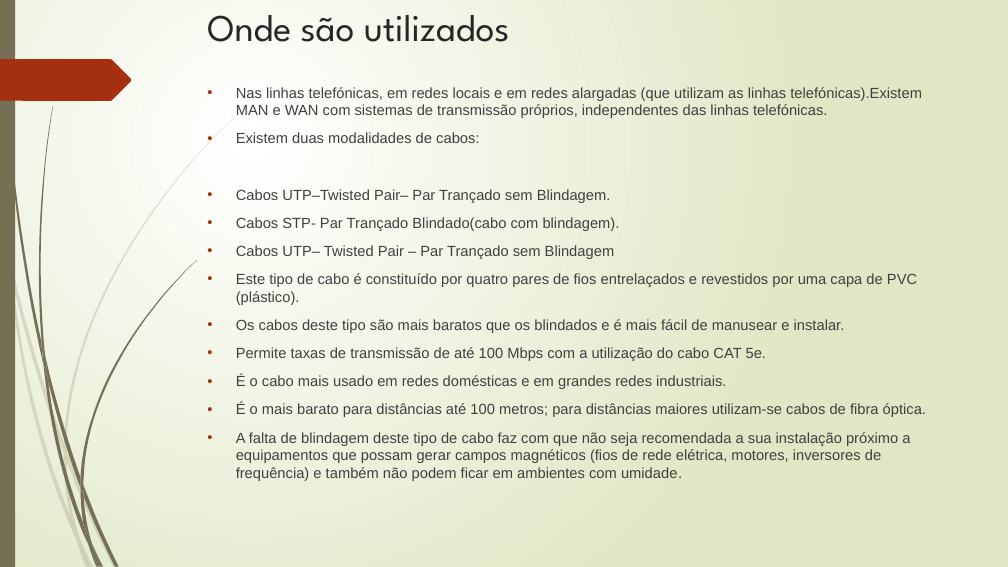
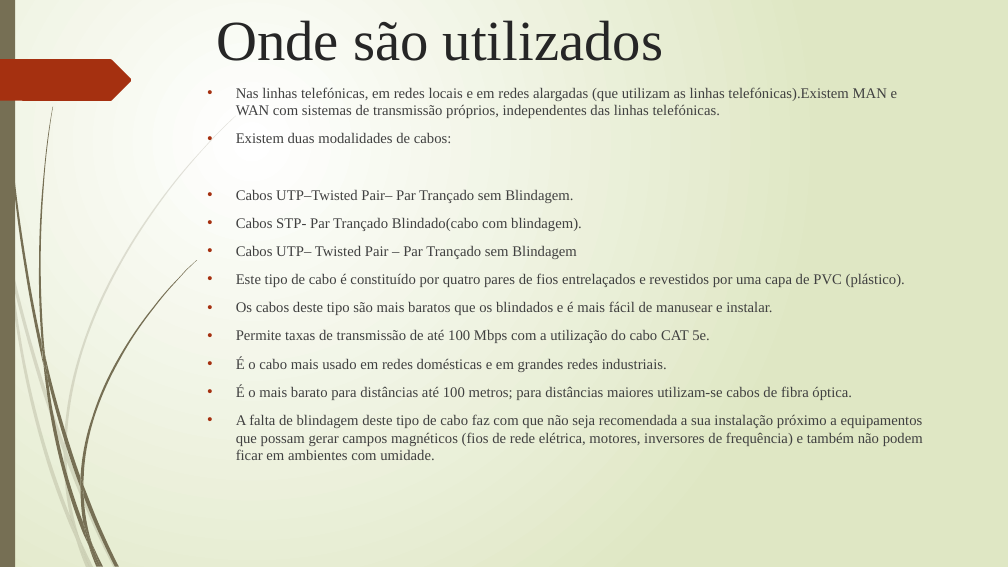
Before and after one commit to paulorenatofernandesmorgado/paulo, a slide deck: slide 6 of Tipos de redes trabalho paulomorgado.pptx (slide 5 before the commit). Drawn at 1008x567 pixels with LibreOffice and Linux fonts; fonts in the diff are those of the drawing. Boxes give left, top, right and bottom in pixels: in the first picture for what was removed or moved away, otherwise in the second. Text is boxed around its words. In the diff, an @@ line names an element or a change of style, - is before the commit and + after.

```diff
--- a/Tipos de redes trabalho paulomorgado.pptx
+++ b/Tipos de redes trabalho paulomorgado.pptx
@@ title "Onde são utilizados" moved from (x1=207, y1=15, x2=510, y2=42) to (x1=216, y1=20, x2=663, y2=61) @@
@@ title "Onde são utilizados" at (x1=216, y1=20, x2=663, y2=61): size 36 to 54 pt, font League Spartan to Times New Roman @@
@@ text "Nas linhas telefónicas, em redes ..." at (x1=236, y1=87, x2=923, y2=460): font Arial to Times New Roman; font League Spartan to Times New Roman in "umidade." @@
```
Also in this commit, not shown: 16 other slides changed, 1 slide added, 1 other file.
